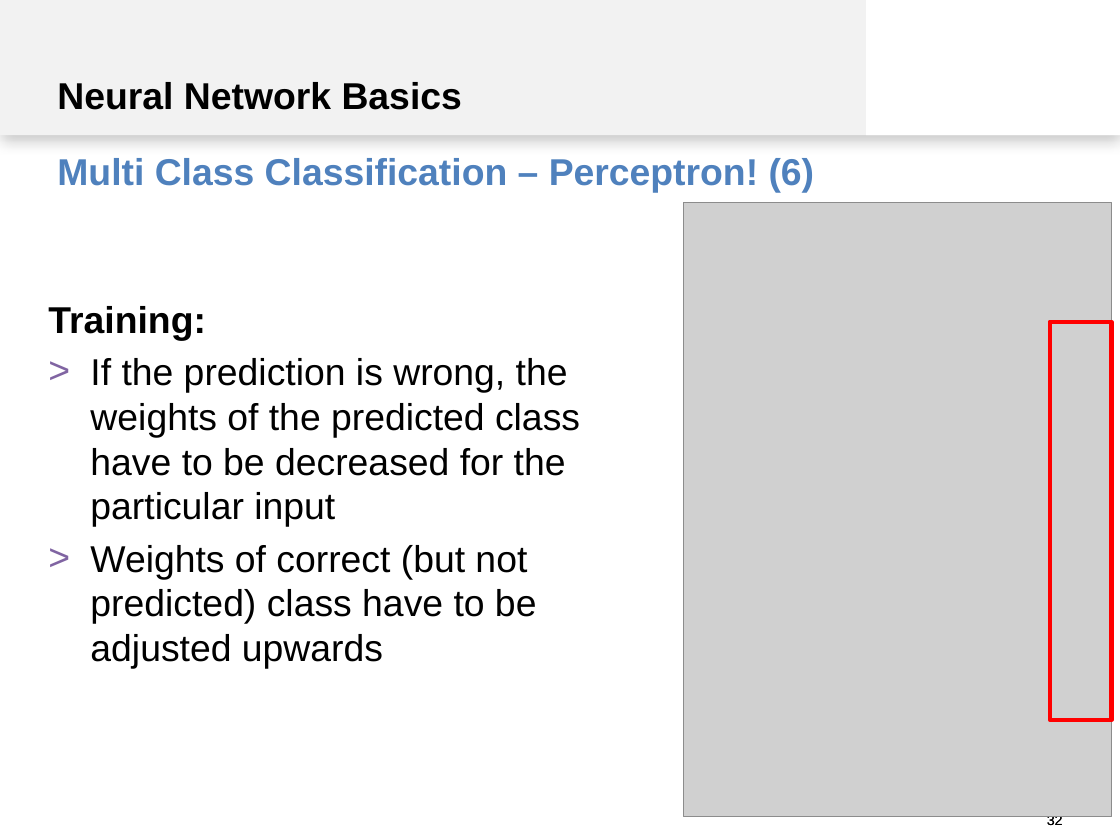
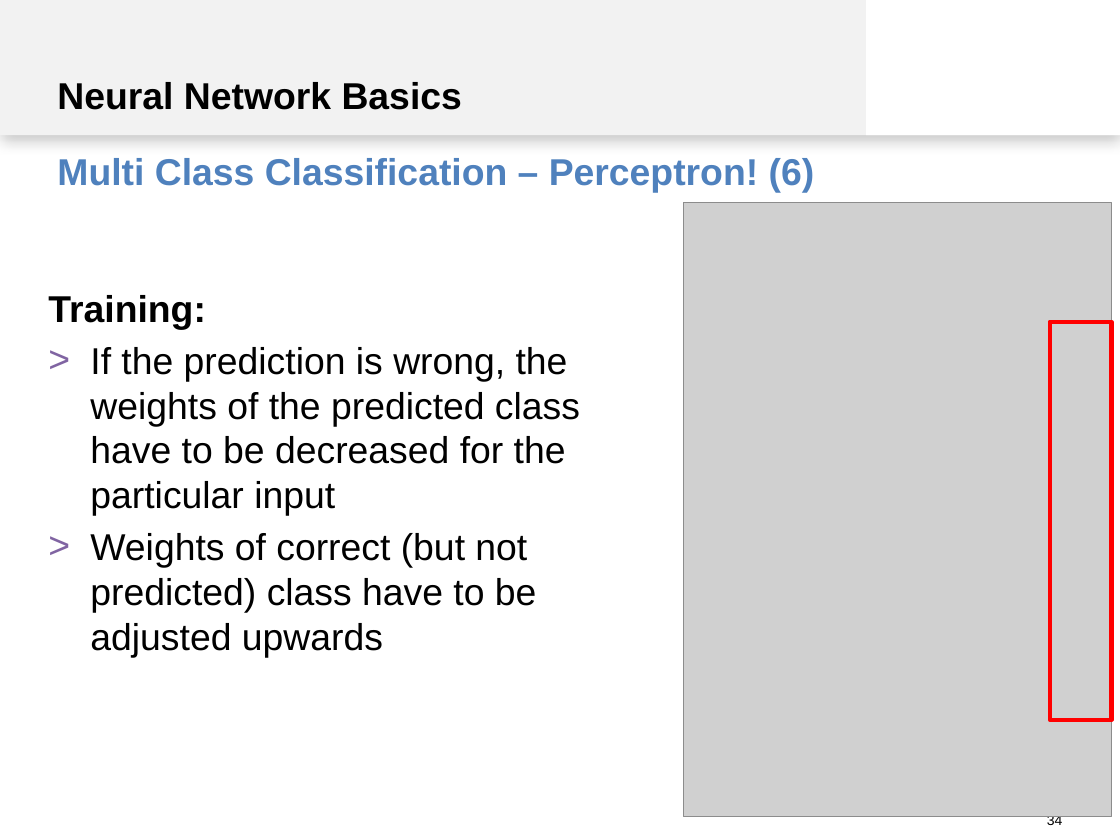
Before and after one commit to spinfo/LSS_DLwithText, a slide deck: slide 34 of docs/introduction.pptx (slide 32 before the commit). Drawn at 1120x840 pixels with LibreOffice and Linux fonts; fonts in the diff are those of the drawing; grey boxes stand for pictures. Boxes give left, top, right and bottom in pixels: in the first picture for what was removed or moved away, otherwise in the second. Text is boxed around its words. In the diff, an @@ line names an element or a change of style, - is before the commit and + after.

```diff
--- a/docs/introduction.pptx
+++ b/docs/introduction.pptx
@@ text "Training:" at [48,295,580,658]: indent changed @@
@@ page number removed at [560,800,1063,840] @@
-32
@@ page number at [1047,816,1063,828]: text changed @@
-32
+34
```
Also in this commit, not shown: 25 other slides changed, 12 slides added, 1 slide removed.
